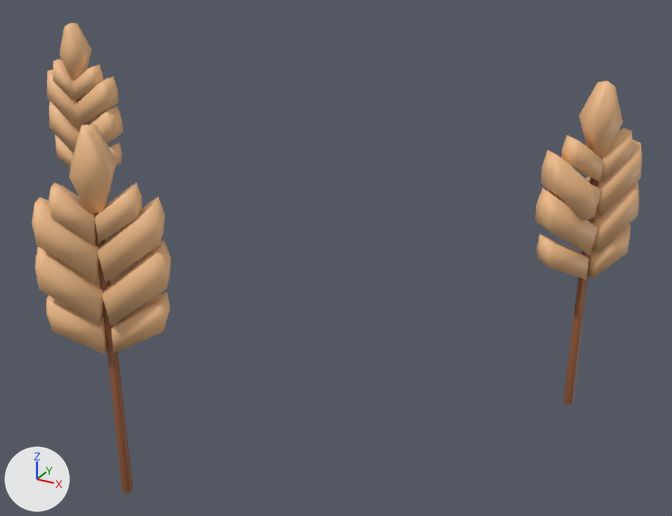
An edit to the FBX model Assets/Viridis Country/Models/Trigo/Trigo.fbx, drawn before and after from the same camera.
Both versions are drawn from a 50 mm lens placed at (7.85, -11.67, 8.31), pointed at (1.49, -0.1, 2.53). Lighting does not change. The marker at lower left points along +X, +Y and +Z. Where no turn or scale is listed for an object, it has been applied to the vertices.
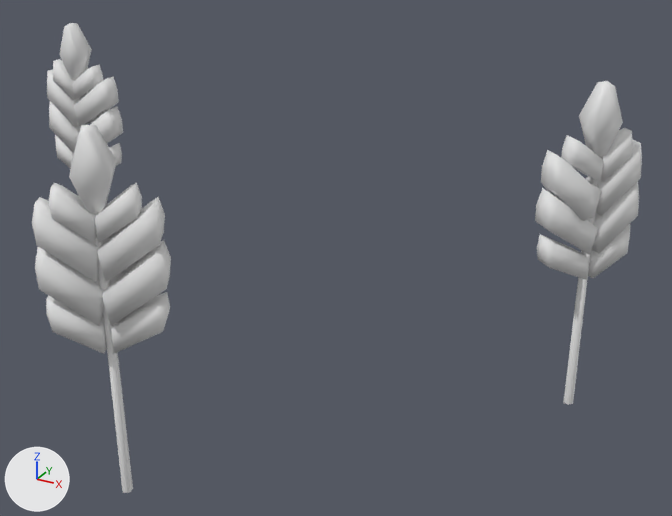
What differs and where, as boxes (x1, y1, x2, y2) in the pictures (672 x 516 px):
part 1 of me_cylinder_002, recoloured (brown to grey)
    both: (32, 23, 642, 354)
part 2 of me_cylinder_002, recoloured (brown to grey)
    both: (76, 98, 601, 493)

The change, as a diff of the scene's bpy script:
```diff
--- a/Assets/Viridis Country/Models/Trigo/Trigo.fbx.py
+++ b/Assets/Viridis Country/Models/Trigo/Trigo.fbx.py
@@ me_cylinder_002 @@
 me_cylinder_002.from_pydata(...)  # 364 vertices, 310 faces; spans x -5.9..5.5, y -4.19..2.3, z 0.06..5.33
 # used by ob_cylinder_002; location = (0.0, 0.0, 0.0)
+# me_cylinder_002 part 1: all 295 faces that had it switch from mat_material (beige #f4bf8b) to no material
+# me_cylinder_002 part 2: all 15 faces that had it switch from mat_material_001 (brown #905633) to no material
```
